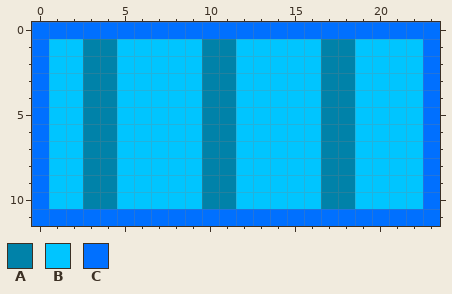
Pixel-art sprite, stored at crdppfportal/static/images/icons/r132_perimetre_prot_eau_Perimetre.png. Above: the version before the commit.
The file is 24x12 pixels.
Palette (. is transparent): A #0082a9  B #00c5ff  C #0070ff
After the commit:
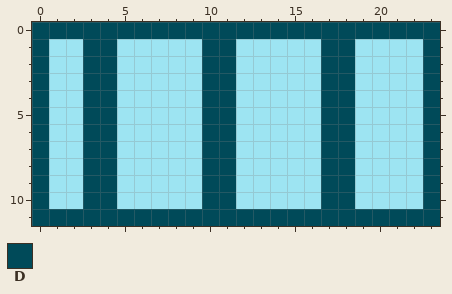
Colours new in this view: D #004a59
Difference:
Colour B changes from #00c5ff to #9de4f2.
Colour A gives way to colour D in rows 1 to 10 at x 3 to 4, 10 to 11 and 17 to 18.
Colour C gives way to colour D in row 0 at x 0 to 23; in rows 1 to 10 at x 0 and 23; in row 11 at x 0 to 23.
Boxes around the changes in both pictures, in picture pixels (x1, y1, x2, y2):
changed: (32, 22, 440, 226)
